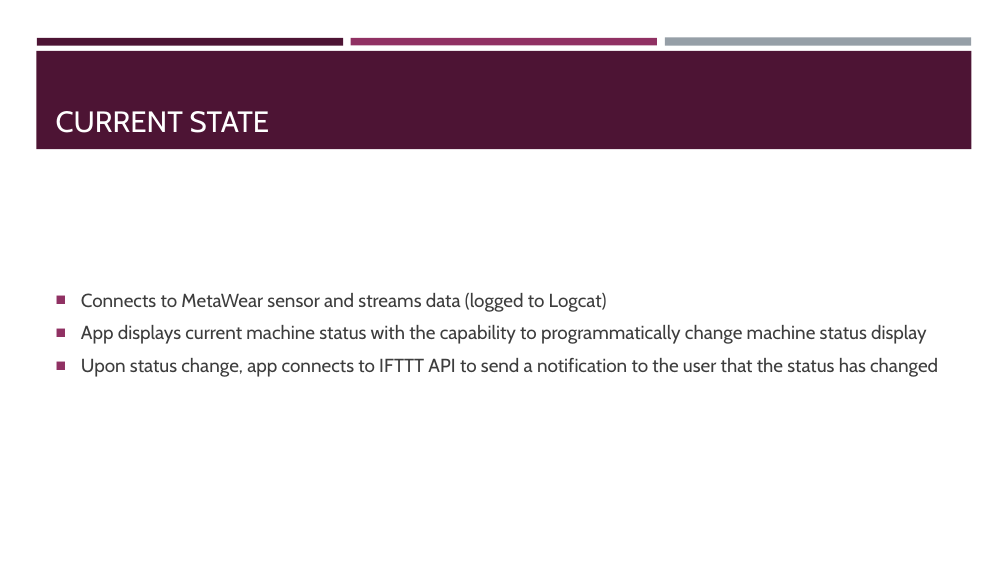
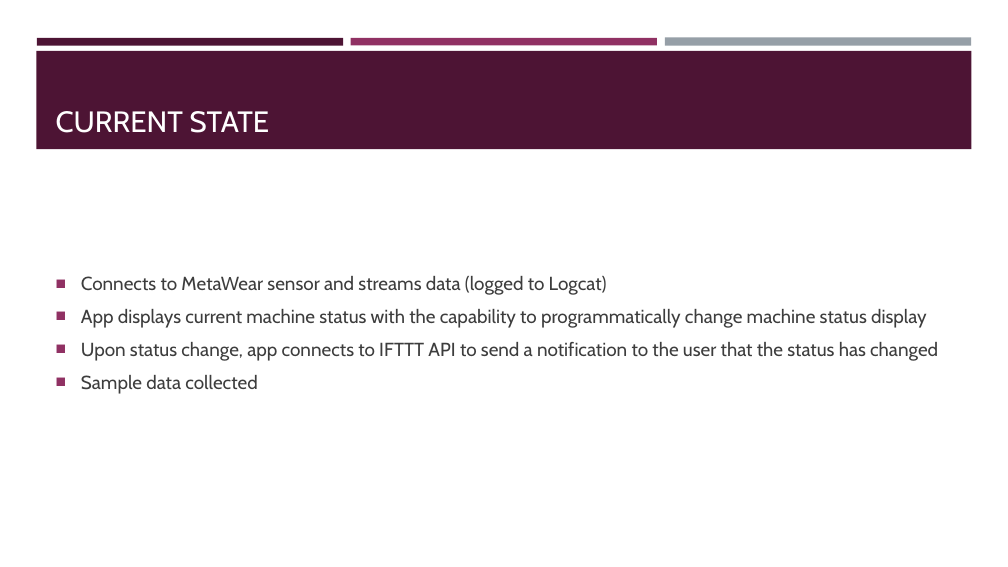
Before and after one commit to SarahNSec/Laundry-Notification-App, a slide deck: slide 4 of Project_Update.pptx. Drawn at 1008x567 pixels with LibreOffice and Linux fonts; fonts in the diff are those of the drawing. Boxes give left, top, right and bottom in pixels: in the first picture for what was removed or moved away, otherwise in the second. Text is boxed around its words. In the diff, an @@ line names an element or a change of style, - is before the commit and + after.

Commit message:
updated ppt

```diff
--- a/Project_Update.pptx
+++ b/Project_Update.pptx
@@ text at (x1=81, y1=375, x2=257, y2=394): paragraph added @@
+■ Sample data collected
```
Also in this commit, not shown: 1 slide added.
